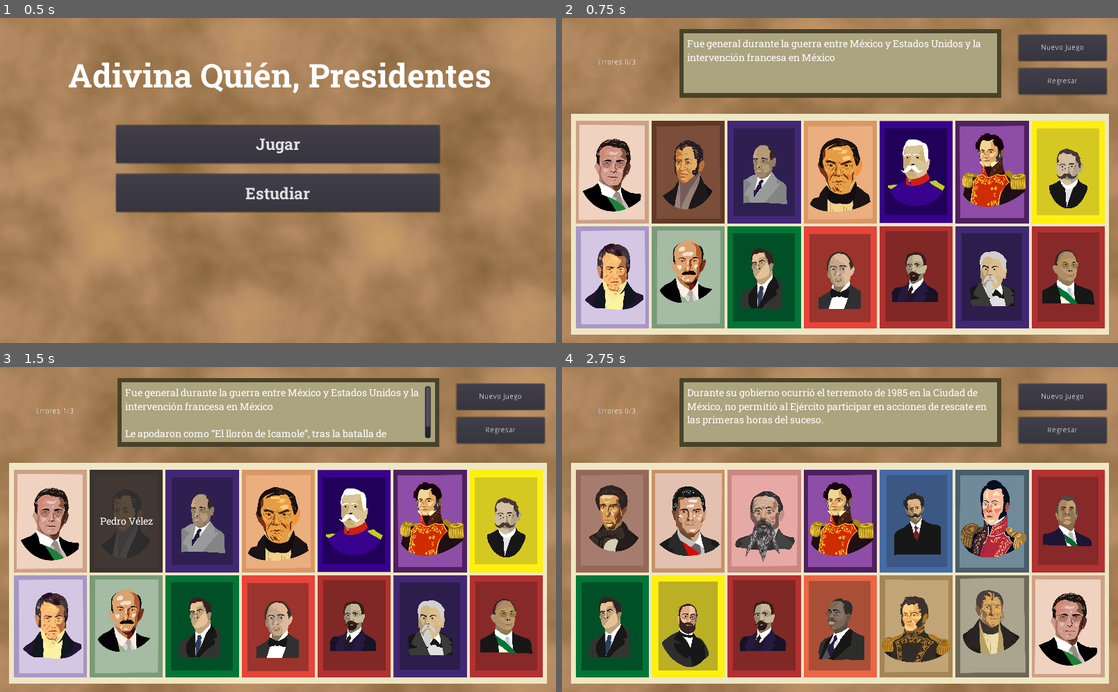
Above: before the commit, frames 1-4 (two rows, left to right).
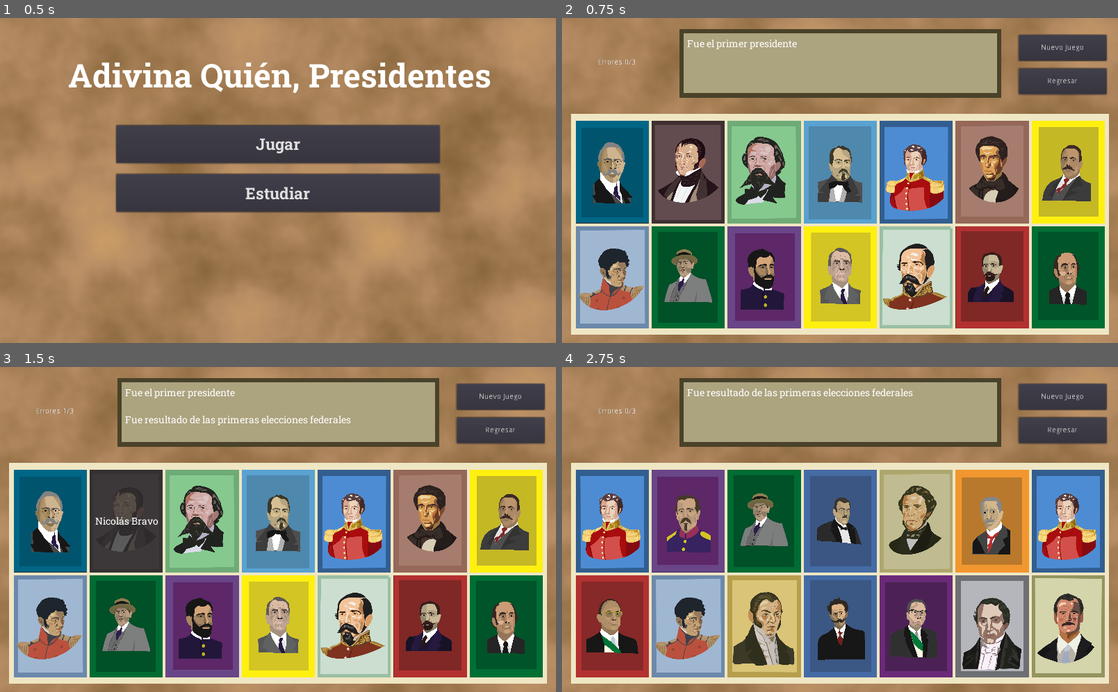
Above: after the commit, the same moments.

Repository: BryanWi/AdivinaQuien
Game: Godot game, scene res://game/menu/MainMenu.tscn
The game is run twice, just before and just after one commit, with the same random seed, the same clock (stepped at 60 frames per second) and the same inputs. The engine's default icon, where the game draws it, is replaced by a stand-in: a white triangle on a blue panel in a dark square. Sound files missing from this copy of the repository are replaced by a short silence.
Inputs (mouse positions are in pixels of both pictures, inside the frame that each line leads up to):
- Up to frame 1 (0.5 s): no input
- Up to frame 2 (0.75 s): click "Jugar" at 0.5 s
- Up to frame 3 (1.5 s): click (127, 519) at 1.27 s
- Up to frame 4 (2.75 s): click (917, 519) at 2.02 s

Frame 1 is identical in both runs. In frame 2, 53% of the frame differs, in the area x 2-98%, y 6-96%; in frame 3, 52%; in frame 4, 57%.

Commit message:
audios incluidos

Diff:
--- a/game/Game.gd
+++ b/game/Game.gd
@@ -5,11 +5,13 @@
 var respuesta:String
 var presi:String
 var pistas: Array
+var n_pista: Array = [0,1,2,3]
+var pistas_sound: Array
 var errores:int = 0
 
 const TARJETAS_TABLERO = 14
 
-onready var pistasLabel = $FondoPistas/Pistas
+onready var pistasLabel:RichTextLabel = $FondoPistas/Pistas
 onready var tablero = $FondoTablero/Tablero
 onready var pista_fx = $Sonidos/pista_fx
 
@@ -22,6 +24,8 @@
 		doc[arch[i].nombre] = arch[i]
 	print(arch.size())
 	$WinScreen.visible = false
+
+	pistasLabel.set_scroll_follow(true)
 
 	new_game()
 
@@ -41,10 +45,19 @@
 	var keys = doc.keys() #Tomamos las llaves del diccionario con los presidentes
 	var rand_index = fmod(randi() , keys.size()) #índice aleatorio para seleccionar el presidente de la lista de llaves
 
-	presi = keys.pop_at(rand_index) # Se selecciona al prsidente
+	#presi = keys.pop_at(rand_index) # Se selecciona al prsidente
+	var b = ["Pedro Vélez", "Anastasio Bustamante", "Melchor Múzquiz","Guadalupe Victoria"]
+	presi = b[3]
+
 	var opciones = [presi] # Se agrega el presidente elegido a las opciones que habrá en esta partida
 	pistas = [] + doc[presi]["pistas"] # Se guardan las pistas del presidente elegido
-	pistas.shuffle() # Se aleatoriza el orden de las pistas
+	n_pista = range(pistas.size())
+
+	if doc[presi].has("sonido"):
+		pistas_sound = [] + doc[presi]["sonido"]
+
+
+	n_pista.shuffle() # Se aleatoriza el orden de las pistas
 
 	respuesta = doc[presi]["nombre"] # Se guarda la respuest actual
 	print(respuesta)
@@ -97,7 +110,9 @@
 func set_pista():
 	if pistasLabel.text != "":
 		pistasLabel.text +="\n\n"
-	pistasLabel.text += pistas.pop_at(0)
+	pistasLabel.text += pistas[n_pista[0]]
+	pista_fx.stream = load("res://assets/audios/" + pistas_sound[n_pista.pop_at(0)])
+	pista_fx.play()
 
 
 func _on_NuevoJuego_button_down():
--- a/game/Game.tscn
+++ b/game/Game.tscn
@@ -6,6 +6,7 @@
 [ext_resource path="res://assets/texturas/image2.png" type="Texture" id=4]
 [ext_resource path="res://assets/sonidos/Nivel 1.mp3" type="AudioStream" id=5]
 [ext_resource path="res://assets/font/RobotoSlab-VariableFont_wght.ttf" type="DynamicFontData" id=6]
+[ext_resource path="res://assets/audios/AB1.wav" type="AudioStream" id=7]
 
 [sub_resource type="Theme" id=1]
 
@@ -124,13 +125,15 @@
 volume_db = -8.667
 mix_target = 1
 
-[node name="error_fx2" type="AudioStreamPlayer" parent="Sonidos"]
+[node name="musica_fx" type="AudioStreamPlayer" parent="Sonidos"]
 stream = ExtResource( 5 )
-volume_db = -11.133
+volume_db = -15.157
 autoplay = true
 mix_target = 1
 
 [node name="pista_fx" type="AudioStreamPlayer" parent="Sonidos"]
+stream = ExtResource( 7 )
+volume_db = -8.914
 
 [node name="Error_Label" type="Label" parent="."]
 margin_left = 21.0
Not shown: 1 places in game/Game.tscn that only renumber resources
